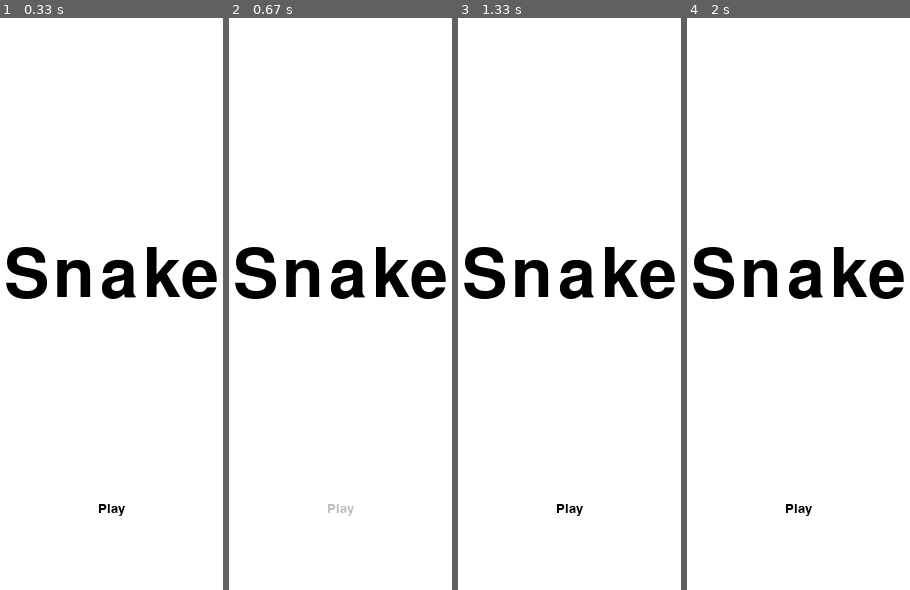
Above: before the commit, frames 1-4 (left to right).
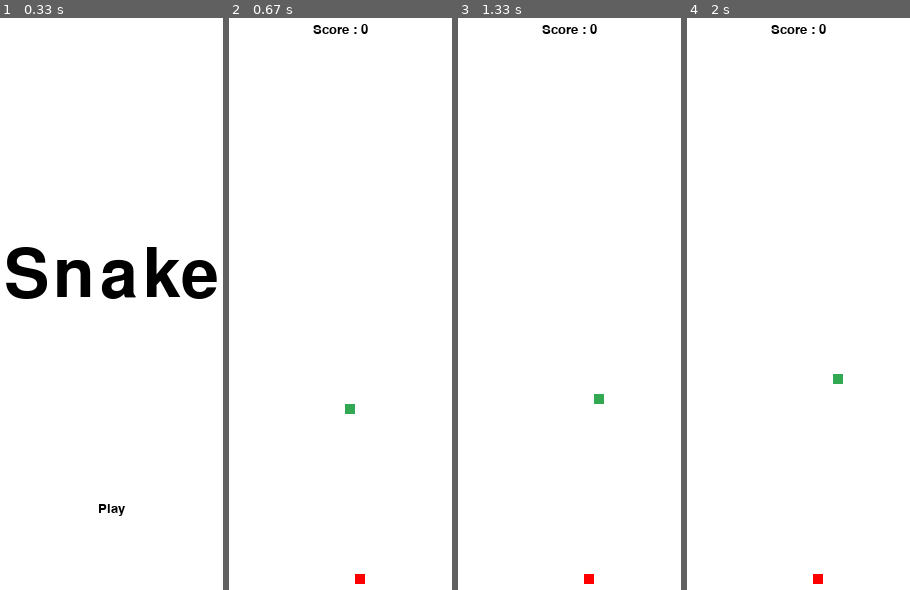
Above: after the commit, the same moments.

Repository: mcastre1/pygame
Game: pygame game, started from snake_game/main.py
Two runs of this game, one before a commit and one after it. Both use one fixed random seed, a clock stepped at 60 frames per second and the inputs below.
Inputs (mouse positions are in pixels of both pictures, inside the frame that each line leads up to):
- Up to frame 1 (0.33 s): no input
- Up to frame 2 (0.67 s): click "Play" at 0.38 s
- Up to frame 3 (1.33 s): hold Right 0.67-1.13 s; move the mouse to (547, 447) at 0.7 s; hold Up from 1.17 s (still down); move the mouse to (571, 464) at 1.2 s
- Up to frame 4 (2 s): release Up at 1.63 s; hold Right from 1.67 s (still down)

Frame 1 is identical in both runs. In frame 2, 4.3% of the frame differs, in the area x 2-98%, y 1-99%; in frame 3, 4.3%; in frame 4, 4.3%.

Commit message:
Clicking play will change into the play state

Diff:
--- a/snake_game/gameState.py
+++ b/snake_game/gameState.py
@@ -156,7 +156,7 @@
             if event.type == pygame.MOUSEBUTTONDOWN:
                 if event.button == 1:
                     if self.play_text_rect.collidepoint(pygame.mouse.get_pos()):
-                        print('Play!')
+                        self.state = 'play'
 
             if event.type == pygame.MOUSEMOTION:
                 if self.play_text_rect.collidepoint(pygame.mouse.get_pos()):
